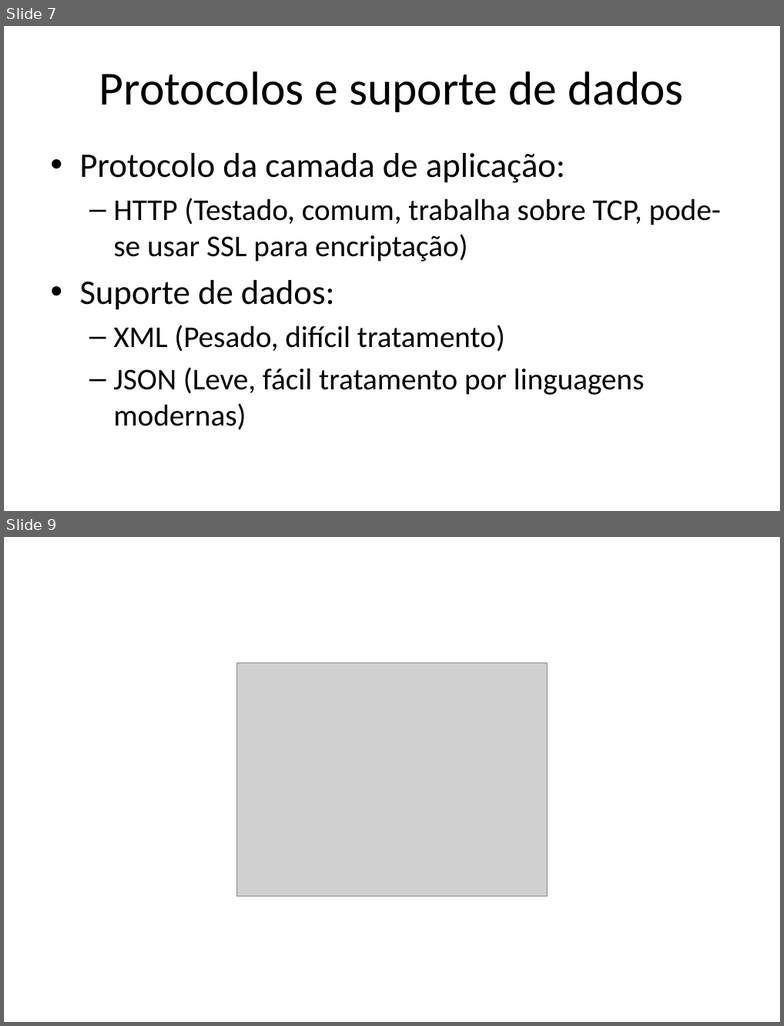
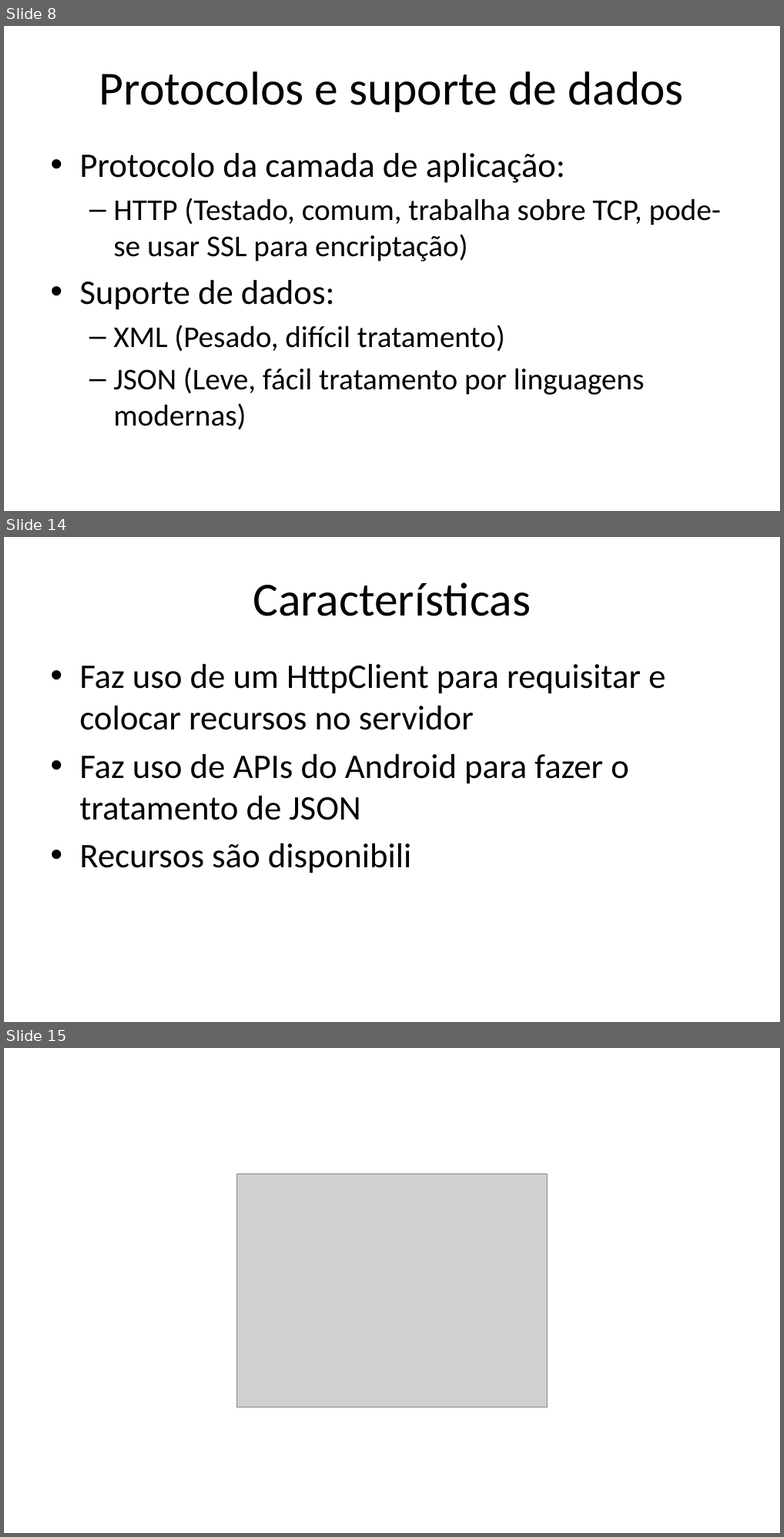
Before and after one commit to iptomar/letrinhas_si, a slide deck: Apresentacoes/v01.pptx. Shown one above the other, each under a label of ours: slides 7 and 9 before the commit, slides 8, 14 and 15 after it; the slides between them are not shown. The pictures are 784x1026 and 784x1537 pixels, drawn with LibreOffice and Linux fonts; fonts in the diff are those of the drawing; grey boxes stand for pictures; background and template pictures are left out. Boxes give left, top, right and bottom in pixels: in the first picture for what was removed or moved away, otherwise in the second. Text is boxed around its words. In the diff, an @@ line names an element or a change of style, - is before the commit and + after.

```diff
--- a/Apresentacoes/v01.pptx
+++ b/Apresentacoes/v01.pptx
@@ slide 14 added at (4, 537, 780, 1022), background #FFFFFF @@
@@ title added at (253, 582, 531, 616), 44 pt, text #000000 @@
+Características
@@ text added at (79, 664, 665, 873), 32 pt, text #000000 @@
+• Faz uso de um HttpClient para requisitar e colocar recursos no servidor
+• Faz uso de APIs do Android para fazer o tratamento de JSON
+• Recursos são disponibili
@@ what was slide 7 is now slide 8 @@
@@ what was slide 9 is now slide 15 @@
```
Also in this commit, not shown: 3 slides changed, 6 other slides added, 6 other files.
